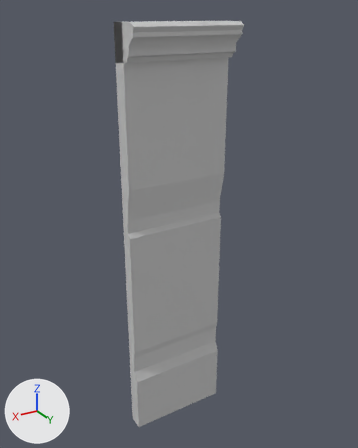
The FBX model NeoDymium/Assets/Models/Environment Props/walls/Wall 2 Quater.FBX: old version first, new version second.
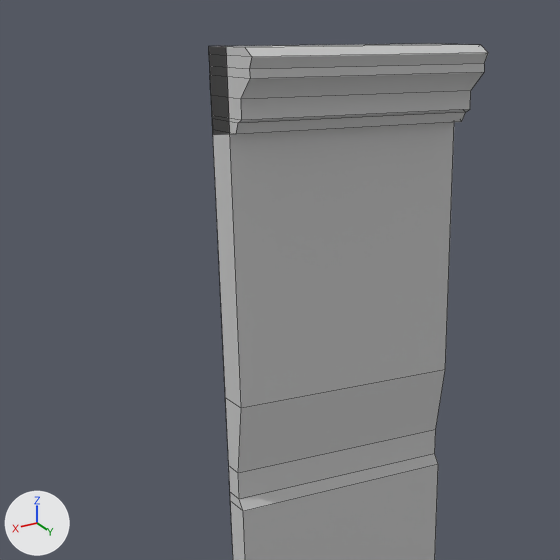
Each version appears first whole from a 50 mm lens placed at (-21.77, 3.72, 4.08), pointed at (-24.01, 0.0, 2.22), and next in a close-up on the part from 5% to 78% of the width and 0% to 58% of the height. The lights are fixed; the arrows at lower left show +X, +Y and +Z. The close-ups show mesh edges as thin lines. Vertices at the same position are counted once.

Names of what the first close-up shows: 'Wall 2 Quater'.
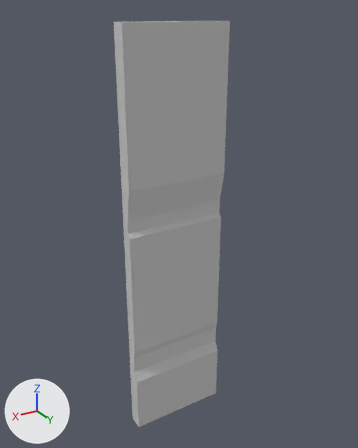
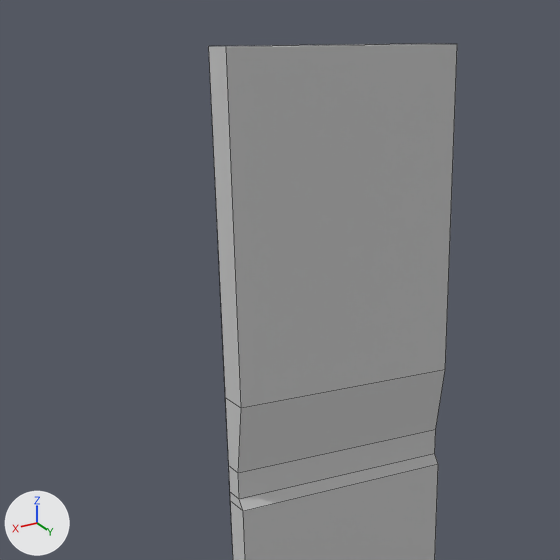
The newer file is also turned or shifted as a whole; pictures and numbers use the older file's frame.

The change in detail:
me_mesh is used by ob_wall_2_quater; location (-24.47, 0.0, 0.0).
me_mesh had 77 vertices, 57 faces and spanned x 0.0..1.0, y -0.09..0.26, z 0.0..4.0.
me_mesh now has 46 vertices, 30 faces and spans x 0.0..1.0, y -0.09..0.06, z 0.0..4.0.
Part 1, on me_mesh:
31 vertices are removed from x 0.0..1.0, y -0.09..0.26, z 3.69..4.0.
29 faces are deleted.
2 new faces join them.

Changed parts and their boxes (x1, y1, x2, y2) in the close-ups (560 x 560 px):
'Wall 2 Quater', reshaped
    before: (209, 44, 488, 560)
    after: (209, 44, 457, 560)
part 1 of me_mesh, cut back
    before: (209, 44, 488, 408)
    after: (209, 46, 241, 408)
